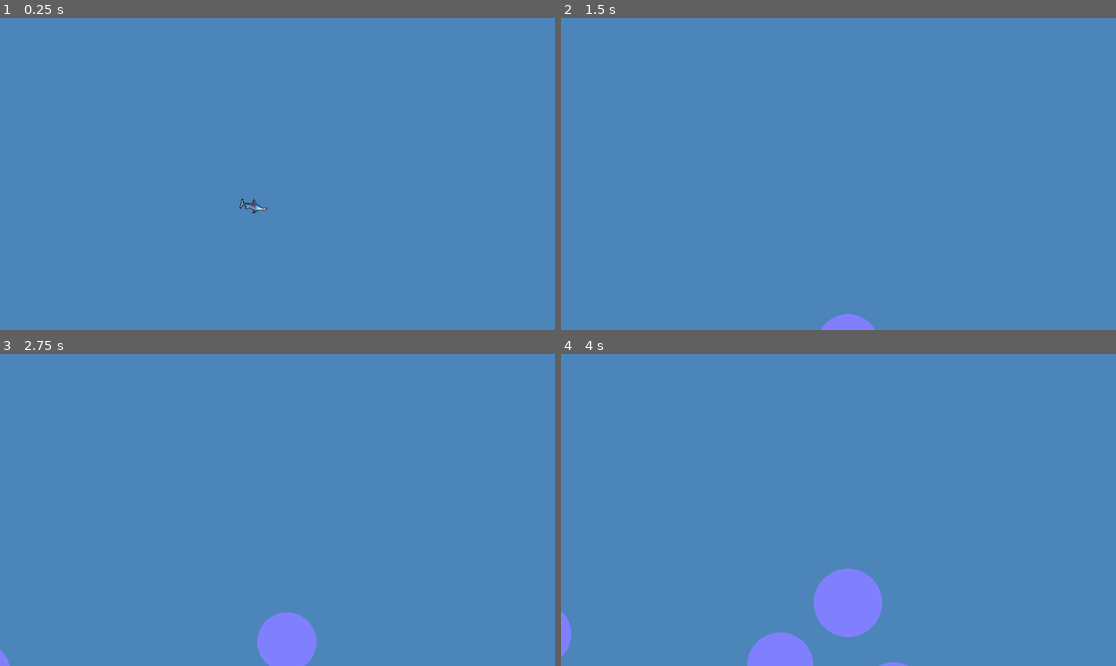
Above: before the commit, frames 1-4 (two rows, left to right).
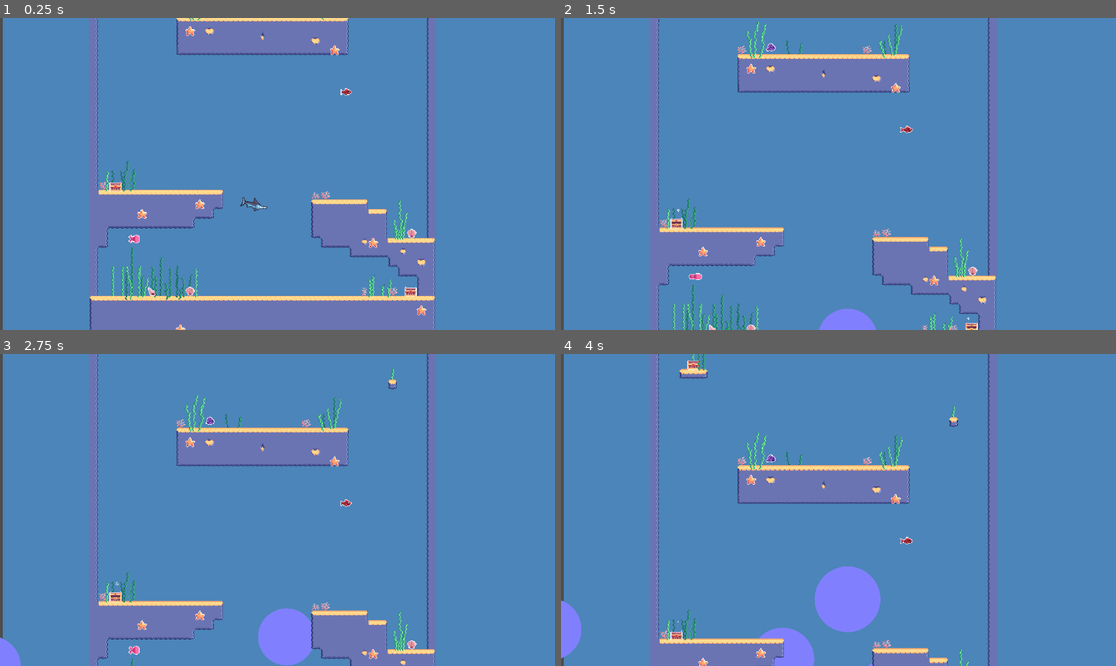
Above: after the commit, the same moments.

Repository: sondreln/GGJ2025
Game: Godot game, scene res://scenes/main_scene.tscn
The game is run twice, just before and just after one commit, with the same random seed, the same clock (stepped at 60 frames per second) and the same inputs.
Inputs:
- Up to frame 1 (0.25 s): no input
- Up to frame 2 (1.5 s): tap Enter at 0.5 s; hold Right 0.53-1.28 s; tap Space at 0.77 s; hold Left from 1.28 s (still down)
- Up to frame 3 (2.75 s): tap Space at 1.52 s; release Left at 2.03 s; hold Right from 2.03 s (still down)
- Up to frame 4 (4 s): tap Space at 3.02, 3.77 s; release Right at 3.53 s; hold Left from 3.53 s (still down)

The runs differ from the first frame. In frame 1, 21% of the frame differs, in the area x 0-79%, y 0-100%; in frame 2, 15%; in frame 3, 14%; in frame 4, 12%.

Commit message:
lots of stuff

Diff:
--- a/scenes/Bubble.tscn
+++ b/scenes/Bubble.tscn
@@ -109,7 +109,7 @@
 sprite_frames = SubResource("SpriteFrames_0a3b8")
 animation = &"idle"
 autoplay = "idle"
-frame_progress = 0.833237
+frame_progress = 0.600974
 
 [node name="CollisionShape2D" type="CollisionShape2D" parent="."]
 position = Vector2(2, -4)
--- a/scenes/Foreground.tscn
+++ b/scenes/Foreground.tscn
@@ -120,107 +120,209 @@
 [sub_resource type="TileSetAtlasSource" id="TileSetAtlasSource_57ik3"]
 texture = ExtResource("2_8p0eh")
 0:0/0 = 0
+0:0/0/physics_layer_0/polygon_0/points = PackedVector2Array(-8, -8, 8, -8, 8, 8, -8, 8)
 1:0/0 = 0
+1:0/0/physics_layer_0/polygon_0/points = PackedVector2Array(-8, -8, 8, -8, 8, 8, -8, 8)
 2:0/0 = 0
+2:0/0/physics_layer_0/polygon_0/points = PackedVector2Array(-8, -8, 8, -8, 8, 8, -8, 8)
 3:0/0 = 0
+3:0/0/physics_layer_0/polygon_0/points = PackedVector2Array(-8, -8, 8, -8, 8, 8, -8, 8)
 4:0/0 = 0
+4:0/0/physics_layer_0/polygon_0/points = PackedVector2Array(-8, -8, 8, -8, 8, 8, -8, 8)
 5:0/0 = 0
+5:0/0/physics_layer_0/polygon_0/points = PackedVector2Array(-8, -8, 8, -8, 8, 8, -8, 8)
 6:0/0 = 0
+6:0/0/physics_layer_0/polygon_0/points = PackedVector2Array(-8, -8, 8, -8, 8, 8, -8, 8)
 7:0/0 = 0
+7:0/0/physics_layer_0/polygon_0/points = PackedVector2Array(-8, -8, 8, -8, 8, 8, -8, 8)
 8:0/0 = 0
+8:0/0/physics_layer_0/polygon_0/points = PackedVector2Array(-8, -8, 8, -8, 8, 8, -8, 8)
 9:0/0 = 0
+9:0/0/physics_layer_0/polygon_0/points = PackedVector2Array(-8, -8, 8, -8, 8, 8, -8, 8)
 0:1/0 = 0
+0:1/0/physics_layer_0/polygon_0/points = PackedVector2Array(-8, -8, 8, -8, 8, 8, -8, 8)
 1:1/0 = 0
+1:1/0/physics_layer_0/polygon_0/points = PackedVector2Array(-8, -8, 8, -8, 8, 8, -8, 8)
 2:1/0 = 0
+2:1/0/physics_layer_0/polygon_0/points = PackedVector2Array(-8, -8, 8, -8, 8, 8, -8, 8)
 3:1/0 = 0
+3:1/0/physics_layer_0/polygon_0/points = PackedVector2Array(-8, -8, 8, -8, 8, 8, -8, 8)
 4:1/0 = 0
+4:1/0/physics_layer_0/polygon_0/points = PackedVector2Array(-8, -8, 8, -8, 8, 8, -8, 8)
 5:1/0 = 0
+5:1/0/physics_layer_0/polygon_0/points = PackedVector2Array(-8, -8, 8, -8, 8, 8, -8, 8)
 6:1/0 = 0
+6:1/0/physics_layer_0/polygon_0/points = PackedVector2Array(-8, -8, 8, -8, 8, 8, -8, 8)
 7:1/0 = 0
+7:1/0/physics_layer_0/polygon_0/points = PackedVector2Array(-8, -8, 8, -8, 8, 8, -8, 8)
 8:1/0 = 0
+8:1/0/physics_layer_0/polygon_0/points = PackedVector2Array(-8, -8, 8, -8, 8, 8, -8, 8)
 9:1/0 = 0
+9:1/0/physics_layer_0/polygon_0/points = PackedVector2Array(-8, -8, 8, -8, 8, 8, -8, 8)
 0:2/0 = 0
+0:2/0/physics_layer_0/polygon_0/points = PackedVector2Array(-8, -8, 8, -8, 8, 8, -8, 8)
 1:2/0 = 0
+1:2/0/physics_layer_0/polygon_0/points = PackedVector2Array(-8, -8, 8, -8, 8, 8, -8, 8)
 2:2/0 = 0
+2:2/0/physics_layer_0/polygon_0/points = PackedVector2Array(-8, -8, 8, -8, 8, 8, -8, 8)
 3:2/0 = 0
+3:2/0/physics_layer_0/polygon_0/points = PackedVector2Array(-8, -8, 8, -8, 8, 8, -8, 8)
 4:2/0 = 0
+4:2/0/physics_layer_0/polygon_0/points = PackedVector2Array(-8, -8, 8, -8, 8, 8, -8, 8)
 5:2/0 = 0
+5:2/0/physics_layer_0/polygon_0/points = PackedVector2Array(-8, -8, 8, -8, 8, 8, -8, 8)
 6:2/0 = 0
+6:2/0/physics_layer_0/polygon_0/points = PackedVector2Array(-8, -8, 8, -8, 8, 8, -8, 8)
 7:2/0 = 0
+7:2/0/physics_layer_0/polygon_0/points = PackedVector2Array(-8, -8, 8, -8, 8, 8, -8, 8)
 8:2/0 = 0
+8:2/0/physics_layer_0/polygon_0/points = PackedVector2Array(-8, -8, 8, -8, 8, 8, -8, 8)
 9:2/0 = 0
+9:2/0/physics_layer_0/polygon_0/points = PackedVector2Array(-8, -8, 8, -8, 8, 8, -8, 8)
 10:2/0 = 0
+10:2/0/physics_layer_0/polygon_0/points = PackedVector2Array(-8, -8, 8, -8, 8, 8, -8, 8)
 0:3/0 = 0
+0:3/0/physics_layer_0/polygon_0/points = PackedVector2Array(-8, -8, 8, -8, 8, 8, -8, 8)
 1:3/0 = 0
+1:3/0/physics_layer_0/polygon_0/points = PackedVector2Array(-8, -8, 8, -8, 8, 8, -8, 8)
 2:3/0 = 0
+2:3/0/physics_layer_0/polygon_0/points = PackedVector2Array(-8, -8, 8, -8, 8, 8, -8, 8)
 3:3/0 = 0
+3:3/0/physics_layer_0/polygon_0/points = PackedVector2Array(-8, -8, 8, -8, 8, 8, -8, 8)
 4:3/0 = 0
+4:3/0/physics_layer_0/polygon_0/points = PackedVector2Array(-8, -8, 8, -8, 8, 8, -8, 8)
 5:3/0 = 0
+5:3/0/physics_layer_0/polygon_0/points = PackedVector2Array(-8, -8, 8, -8, 8, 8, -8, 8)
 6:3/0 = 0
+6:3/0/physics_layer_0/polygon_0/points = PackedVector2Array(-8, -8, 8, -8, 8, 8, -8, 8)
 7:3/0 = 0
+7:3/0/physics_layer_0/polygon_0/points = PackedVector2Array(-8, -8, 8, -8, 8, 8, -8, 8)
 8:3/0 = 0
+8:3/0/physics_layer_0/polygon_0/points = PackedVector2Array(-8, -8, 8, -8, 8, 8, -8, 8)
 9:3/0 = 0
+9:3/0/physics_layer_0/polygon_0/points = PackedVector2Array(-8, -8, 8, -8, 8, 8, -8, 8)
 10:3/0 = 0
+10:3/0/physics_layer_0/polygon_0/points = PackedVector2Array(-8, -8, 8, -8, 8, 8, -8, 8)
 0:4/0 = 0
+0:4/0/physics_layer_0/polygon_0/points = PackedVector2Array(-8, -8, 8, -8, 8, 8, -8, 8)
 1:4/0 = 0
+1:4/0/physics_layer_0/polygon_0/points = PackedVector2Array(-8, -8, 8, -8, 8, 8, -8, 8)
 2:4/0 = 0
+2:4/0/physics_layer_0/polygon_0/points = PackedVector2Array(-8, -8, 8, -8, 8, 8, -8, 8)
 3:4/0 = 0
+3:4/0/physics_layer_0/polygon_0/points = PackedVector2Array(-8, -8, 8, -8, 8, 8, -8, 8)
 4:4/0 = 0
+4:4/0/physics_layer_0/polygon_0/points = PackedVector2Array(-8, -8, 8, -8, 8, 8, -8, 8)
 5:4/0 = 0
+5:4/0/physics_layer_0/polygon_0/points = PackedVector2Array(-8, -8, 8, -8, 8, 8, -8, 8)
 6:4/0 = 0
+6:4/0/physics_layer_0/polygon_0/points = PackedVector2Array(-8, -8, 8, -8, 8, 8, -8, 8)
 7:4/0 = 0
+7:4/0/physics_layer_0/polygon_0/points = PackedVector2Array(-8, -8, 8, -8, 8, 8, -8, 8)
 8:4/0 = 0
+8:4/0/physics_layer_0/polygon_0/points = PackedVector2Array(-8, -8, 8, -8, 8, 8, -8, 8)
 1:6/0 = 0
+1:6/0/physics_layer_0/polygon_0/points = PackedVector2Array(-8, -8, 8, -8, 8, 8, -8, 8)
 2:6/0 = 0
+2:6/0/physics_layer_0/polygon_0/points = PackedVector2Array(-8, -8, 8, -8, 8, 8, -8, 8)
 3:6/0 = 0
+3:6/0/physics_layer_0/polygon_0/points = PackedVector2Array(-8, -8, 8, -8, 8, 8, -8, 8)
 4:6/0 = 0
+4:6/0/physics_layer_0/polygon_0/points = PackedVector2Array(-8, -8, 8, -8, 8, 8, -8, 8)
 5:6/0 = 0
+5:6/0/physics_layer_0/polygon_0/points = PackedVector2Array(-8, -8, 8, -8, 8, 8, -8, 8)
 6:6/0 = 0
+6:6/0/physics_layer_0/polygon_0/points = PackedVector2Array(-8, -8, 8, -8, 8, 8, -8, 8)
 7:6/0 = 0
+7:6/0/physics_layer_0/polygon_0/points = PackedVector2Array(-8, -8, 8, -8, 8, 8, -8, 8)
 0:7/0 = 0
+0:7/0/physics_layer_0/polygon_0/points = PackedVector2Array(-8, -8, 8, -8, 8, 8, -8, 8)
 1:7/0 = 0
+1:7/0/physics_layer_0/polygon_0/points = PackedVector2Array(-8, -8, 8, -8, 8, 8, -8, 8)
 2:7/0 = 0
+2:7/0/physics_layer_0/polygon_0/points = PackedVector2Array(-8, -8, 8, -8, 8, 8, -8, 8)
 3:7/0 = 0
+3:7/0/physics_layer_0/polygon_0/points = PackedVector2Array(-8, -8, 8, -8, 8, 8, -8, 8)
 4:7/0 = 0
+4:7/0/physics_layer_0/polygon_0/points = PackedVector2Array(-8, -8, 8, -8, 8, 8, -8, 8)
 5:7/0 = 0
+5:7/0/physics_layer_0/polygon_0/points = PackedVector2Array(-8, -8, 8, -8, 8, 8, -8, 8)
 6:7/0 = 0
+6:7/0/physics_layer_0/polygon_0/points = PackedVector2Array(-8, -8, 8, -8, 8, 8, -8, 8)
 7:7/0 = 0
+7:7/0/physics_layer_0/polygon_0/points = PackedVector2Array(-8, -8, 8, -8, 8, 8, -8, 8)
 0:8/0 = 0
+0:8/0/physics_layer_0/polygon_0/points = PackedVector2Array(-8, -8, 8, -8, 8, 8, -8, 8)
 1:8/0 = 0
+1:8/0/physics_layer_0/polygon_0/points = PackedVector2Array(-8, -8, 8, -8, 8, 8, -8, 8)
 2:8/0 = 0
+2:8/0/physics_layer_0/polygon_0/points = PackedVector2Array(-8, -8, 8, -8, 8, 8, -8, 8)
 3:8/0 = 0
+3:8/0/physics_layer_0/polygon_0/points = PackedVector2Array(-8, -8, 8, -8, 8, 8, -8, 8)
 4:8/0 = 0
+4:8/0/physics_layer_0/polygon_0/points = PackedVector2Array(-8, -8, 8, -8, 8, 8, -8, 8)
 5:8/0 = 0
+5:8/0/physics_layer_0/polygon_0/points = PackedVector2Array(-8, -8, 8, -8, 8, 8, -8, 8)
 6:8/0 = 0
+6:8/0/physics_layer_0/polygon_0/points = PackedVector2Array(-8, -8, 8, -8, 8, 8, -8, 8)
 7:8/0 = 0
+7:8/0/physics_layer_0/polygon_0/points = PackedVector2Array(-8, -8, 8, -8, 8, 8, -8, 8)
 0:9/0 = 0
+0:9/0/physics_layer_0/polygon_0/points = PackedVector2Array(-8, -8, 8, -8, 8, 8, -8, 8)
 1:9/0 = 0
+1:9/0/physics_layer_0/polygon_0/points = PackedVector2Array(-8, -8, 8, -8, 8, 8, -8, 8)
 2:9/0 = 0
+2:9/0/physics_layer_0/polygon_0/points = PackedVector2Array(-8, -8, 8, -8, 8, 8, -8, 8)
 3:9/0 = 0
+3:9/0/physics_layer_0/polygon_0/points = PackedVector2Array(-8, -8, 8, -8, 8, 8, -8, 8)
 4:9/0 = 0
+4:9/0/physics_layer_0/polygon_0/points = PackedVector2Array(-8, -8, 8, -8, 8, 8, -8, 8)
 5:9/0 = 0
+5:9/0/physics_layer_0/polygon_0/points = PackedVector2Array(-8, -8, 8, -8, 8, 8, -8, 8)
 6:9/0 = 0
+6:9/0/physics_layer_0/polygon_0/points = PackedVector2Array(-8, -8, 8, -8, 8, 8, -8, 8)
 7:9/0 = 0
+7:9/0/physics_layer_0/polygon_0/points = PackedVector2Array(-8, -8, 8, -8, 8, 8, -8, 8)
 0:10/0 = 0
+0:10/0/physics_layer_0/polygon_0/points = PackedVector2Array(-8, -8, 8, -8, 8, 8, -8, 8)
 1:10/0 = 0
+1:10/0/physics_layer_0/polygon_0/points = PackedVector2Array(-8, -8, 8, -8, 8, 8, -8, 8)
 2:10/0 = 0
+2:10/0/physics_layer_0/polygon_0/points = PackedVector2Array(-8, -8, 8, -8, 8, 8, -8, 8)
 3:10/0 = 0
+3:10/0/physics_layer_0/polygon_0/points = PackedVector2Array(-8, -8, 8, -8, 8, 8, -8, 8)
 4:10/0 = 0
+4:10/0/physics_layer_0/polygon_0/points = PackedVector2Array(-8, -8, 8, -8, 8, 8, -8, 8)
 5:10/0 = 0
+5:10/0/physics_layer_0/polygon_0/points = PackedVector2Array(-8, -8, 8, -8, 8, 8, -8, 8)
 6:10/0 = 0
+6:10/0/physics_layer_0/polygon_0/points = PackedVector2Array(-8, -8, 8, -8, 8, 8, -8, 8)
 7:10/0 = 0
+7:10/0/physics_layer_0/polygon_0/points = PackedVector2Array(-8, -8, 8, -8, 8, 8, -8, 8)
 0:11/0 = 0
+0:11/0/physics_layer_0/polygon_0/points = PackedVector2Array(-8, -8, 8, -8, 8, 8, -8, 8)
 1:11/0 = 0
+1:11/0/physics_layer_0/polygon_0/points = PackedVector2Array(-8, -8, 8, -8, 8, 8, -8, 8)
 2:11/0 = 0
+2:11/0/physics_layer_0/polygon_0/points = PackedVector2Array(-8, -8, 8, -8, 8, 8, -8, 8)
 3:11/0 = 0
+3:11/0/physics_layer_0/polygon_0/points = PackedVector2Array(-8, -8, 8, -8, 8, 8, -8, 8)
 4:11/0 = 0
+4:11/0/physics_layer_0/polygon_0/points = PackedVector2Array(-8, -8, 8, -8, 8, 8, -8, 8)
 5:11/0 = 0
+5:11/0/physics_layer_0/polygon_0/points = PackedVector2Array(-8, -8, 8, -8, 8, 8, -8, 8)
 6:11/0 = 0
+6:11/0/physics_layer_0/polygon_0/points = PackedVector2Array(-8, -8, 8, -8, 8, 8, -8, 8)
 7:11/0 = 0
+7:11/0/physics_layer_0/polygon_0/points = PackedVector2Array(-8, -8, 8, -8, 8, 8, -8, 8)
 0:12/0 = 0
+0:12/0/physics_layer_0/polygon_0/points = PackedVector2Array(-8, -8, 8, -8, 8, 8, -8, 8)
 1:12/0 = 0
+1:12/0/physics_layer_0/polygon_0/points = PackedVector2Array(-8, -8, 8, -8, 8, 8, -8, 8)
 2:12/0 = 0
+2:12/0/physics_layer_0/polygon_0/points = PackedVector2Array(-8, -8, 8, -8, 8, 8, -8, 8)
 3:12/0 = 0
+3:12/0/physics_layer_0/polygon_0/points = PackedVector2Array(-8, -8, 8, -8, 8, 8, -8, 8)
 
 [sub_resource type="TileSetAtlasSource" id="TileSetAtlasSource_xhngc"]
 texture = ExtResource("3_swf7m")
@@ -613,6 +715,7 @@
 11:15/0 = 0
 
 [sub_resource type="TileSet" id="TileSet_nhjtc"]
+physics_layer_0/collision_layer = 1
 sources/0 = SubResource("TileSetAtlasSource_k56al")
 sources/1 = SubResource("TileSetAtlasSource_57ik3")
 sources/2 = SubResource("TileSetAtlasSource_xhngc")
--- a/scenes/Swordfish.tscn
+++ b/scenes/Swordfish.tscn
@@ -53,7 +53,6 @@
 sprite_frames = SubResource("SpriteFrames_sggee")
 animation = &"new_animation"
 autoplay = "new_animation"
-frame_progress = 0.439024
 
 [node name="CollisionShape2D" type="CollisionShape2D" parent="."]
 position = Vector2(-3, 1)
--- a/scenes/main_scene.tscn
+++ b/scenes/main_scene.tscn
@@ -1,8 +1,10 @@
-[gd_scene load_steps=6 format=4 uid="uid://cxpgn18h3a26b"]
+[gd_scene load_steps=8 format=4 uid="uid://cxpgn18h3a26b"]
 
 [ext_resource type="Script" path="res://scripts/main_scene.gd" id="1_415q1"]
 [ext_resource type="Texture2D" uid="uid://raib2800y3ik" path="res://assets/sprites/world_tileset.png" id="1_rdbjr"]
+[ext_resource type="PackedScene" uid="uid://dc5k8auuhrp2p" path="res://scenes/Foreground.tscn" id="2_e2jip"]
 [ext_resource type="PackedScene" uid="uid://kf4udxsvf2bo" path="res://scenes/Swordfish.tscn" id="3_phmej"]
+[ext_resource type="PackedScene" uid="uid://dp8mfog3ml8nu" path="res://scenes/Bubble.tscn" id="4_f82hl"]
 
 [sub_resource type="TileSetAtlasSource" id="TileSetAtlasSource_l33de"]
 texture = ExtResource("1_rdbjr")
@@ -140,15 +142,20 @@
 [node name="Node2D" type="Node2D"]
 script = ExtResource("1_415q1")
 
+[node name="Node2D" parent="." instance=ExtResource("2_e2jip")]
+position = Vector2(428, 558)
+
 [node name="TileMapLayer" type="TileMapLayer" parent="."]
 z_index = -1
 position = Vector2(669, 507)
 tile_map_data = PackedByteArray("AAD9//3/AAAGAAoAAAD9//7/AAAGAAoAAAD9////AAAGAAoAAAD+////AAAGAAoAAAD/////AAAGAAoAAAAAAP …(134480 unchanged characters)…
 tile_set = SubResource("TileSet_t2uuo")
 
+[node name="Camera2D" type="Camera2D" parent="."]
+position = Vector2(613, 352)
+zoom = Vector2(1.25, 1.25)
+
 [node name="Swordfish" parent="." instance=ExtResource("3_phmej")]
 position = Vector2(576, 390)
 
-[node name="Camera2D" type="Camera2D" parent="."]
-position = Vector2(613, 352)
-zoom = Vector2(1.3, 1.3)
+[node name="Bubble" parent="." instance=ExtResource("4_f82hl")]
Not shown: 2 places in scenes/Foreground.tscn that only renumber resources
